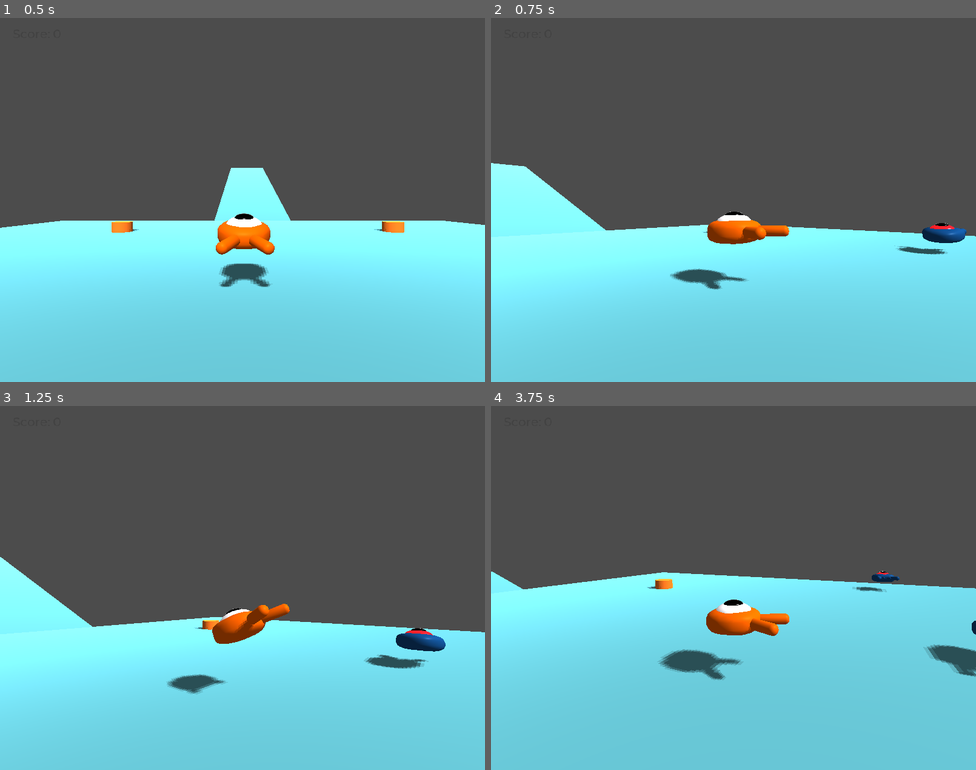
Above: before the commit, frames 1-4 (two rows, left to right).
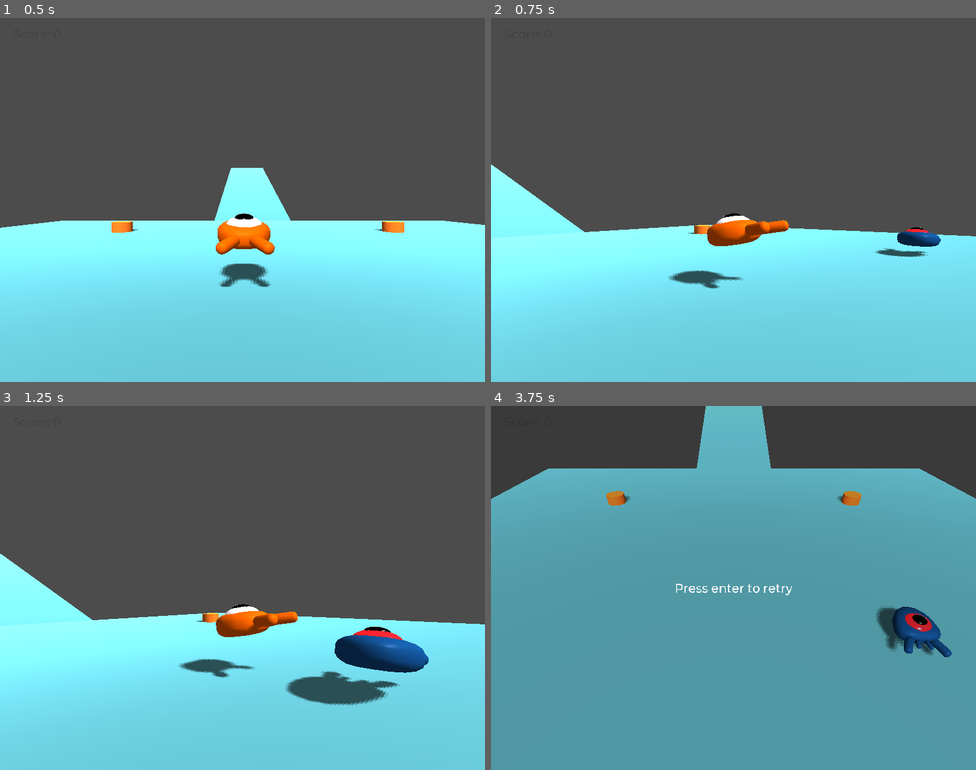
Above: after the commit, the same moments.

Repository: telmotrooper/squash-the-creeps
Game: Godot game, scene res://Main.tscn
Same seed, same stepped clock (60 frames per second), same inputs: the game is played once before the commit and once after it.
Inputs (mouse positions are in pixels of both pictures, inside the frame that each line leads up to):
- Up to frame 1 (0.5 s): no input
- Up to frame 2 (0.75 s): tap Enter (ui_accept) at 0.5 s; move the mouse to (757, 200) at 0.52 s; hold Tab (ui_fast_forward, bound only after the commit) from 0.53 s (still down)
- Up to frame 3 (1.25 s): keep holding Tab (ui_fast_forward, bound only after the commit); tap Space (jump) at 0.77 s
- Up to frame 4 (3.75 s): keep holding Tab (ui_fast_forward, bound only after the commit); move the mouse to (709, 588) at 1.27 s; tap Space (jump) at 1.52, 3.02 s; move the mouse to (743, 580) at 2.02 s; move the mouse to (728, 595) at 2.77 s; move the mouse to (767, 591) at 3.52 s

Frame 1 is identical in both runs. In frame 2, 2.9% of the frame differs, in the area x 0-100%, y 39-75%; in frame 3, 6.7%; in frame 4, 84%, in the area x 0-100%, y 0-100%.

Commit message:
Added hotkeys

Diff:
--- /dev/null
+++ b/3d-squash-the-creeps-custom/Hotkeys.gd
@@ -0,0 +1,10 @@
+extends Spatial
+
+func _process(_delta):
+  if Input.is_action_just_pressed("ui_toggle_fullscreen"):
+    OS.window_fullscreen = !OS.window_fullscreen
+
+  if Input.is_action_just_pressed("ui_fast_forward"):
+    Engine.time_scale = 2.25
+  elif Input.is_action_just_released("ui_fast_forward"):
+    Engine.time_scale = 1
--- a/3d-squash-the-creeps-custom/project.godot
+++ b/3d-squash-the-creeps-custom/project.godot
@@ -16,6 +16,10 @@
 This is the starter project for the video version of the First 3D Game tutorial published on the GDQuest YouTube channel."
 run/main_scene="res://Main.tscn"
 config/icon="res://icon.png"
+
+[autoload]
+
+Hotkeys="*res://Hotkeys.gd"
 
 [display]
 
@@ -60,6 +64,16 @@
 "events": [ Object(InputEventKey,"resource_local_to_scene":false,"resource_name":"","device":0,"alt":false,"shift":false,"control":false,"meta":false,"command":false,"pressed":false,"scancode":32,"unicode":0,"echo":false,"script":null)
  ]
 }
+ui_toggle_fullscreen={
+"deadzone": 0.5,
+"events": [ Object(InputEventKey,"resource_local_to_scene":false,"resource_name":"","device":0,"alt":true,"shift":false,"control":false,"meta":false,"command":false,"pressed":false,"scancode":16777221,"unicode":0,"echo":false,"script":null)
+ ]
+}
+ui_fast_forward={
+"deadzone": 0.5,
+"events": [ Object(InputEventKey,"resource_local_to_scene":false,"resource_name":"","device":0,"alt":false,"shift":false,"control":false,"meta":false,"command":false,"pressed":false,"scancode":16777218,"unicode":0,"echo":false,"script":null)
+ ]
+}
 
 [layer_names]
 
Not shown: 3 places in 3d-squash-the-creeps-custom/Main.tscn that only renumber resources
Not shown, changed: 3d-squash-the-creeps-custom/export_presets.cfg
